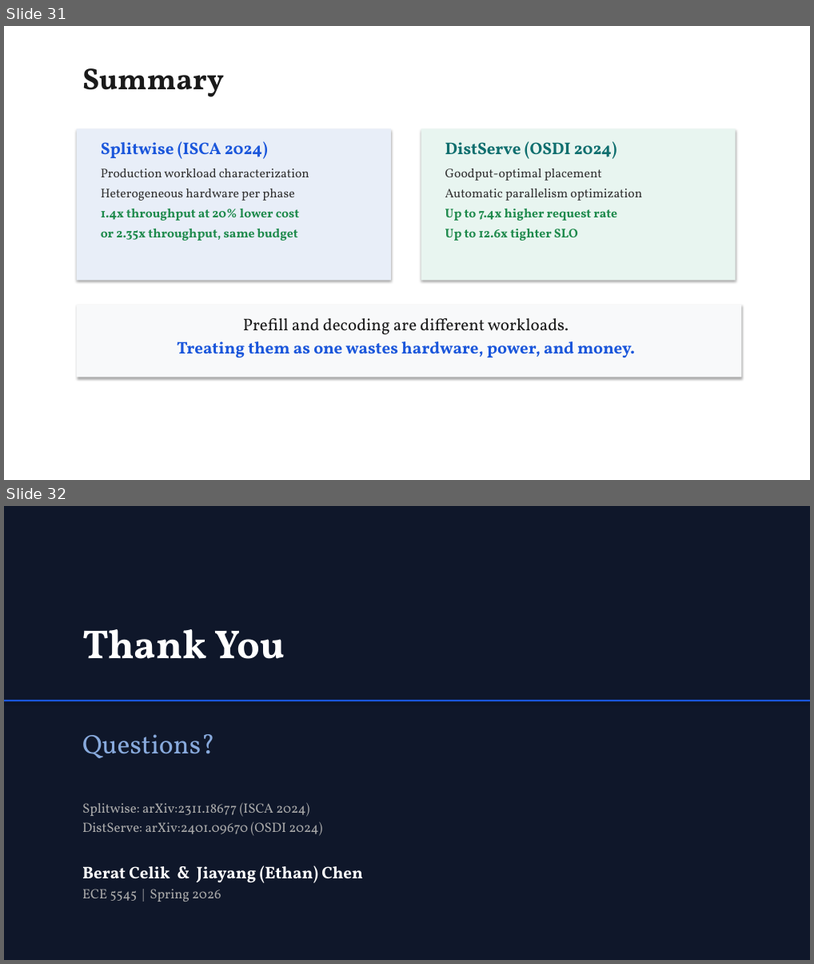
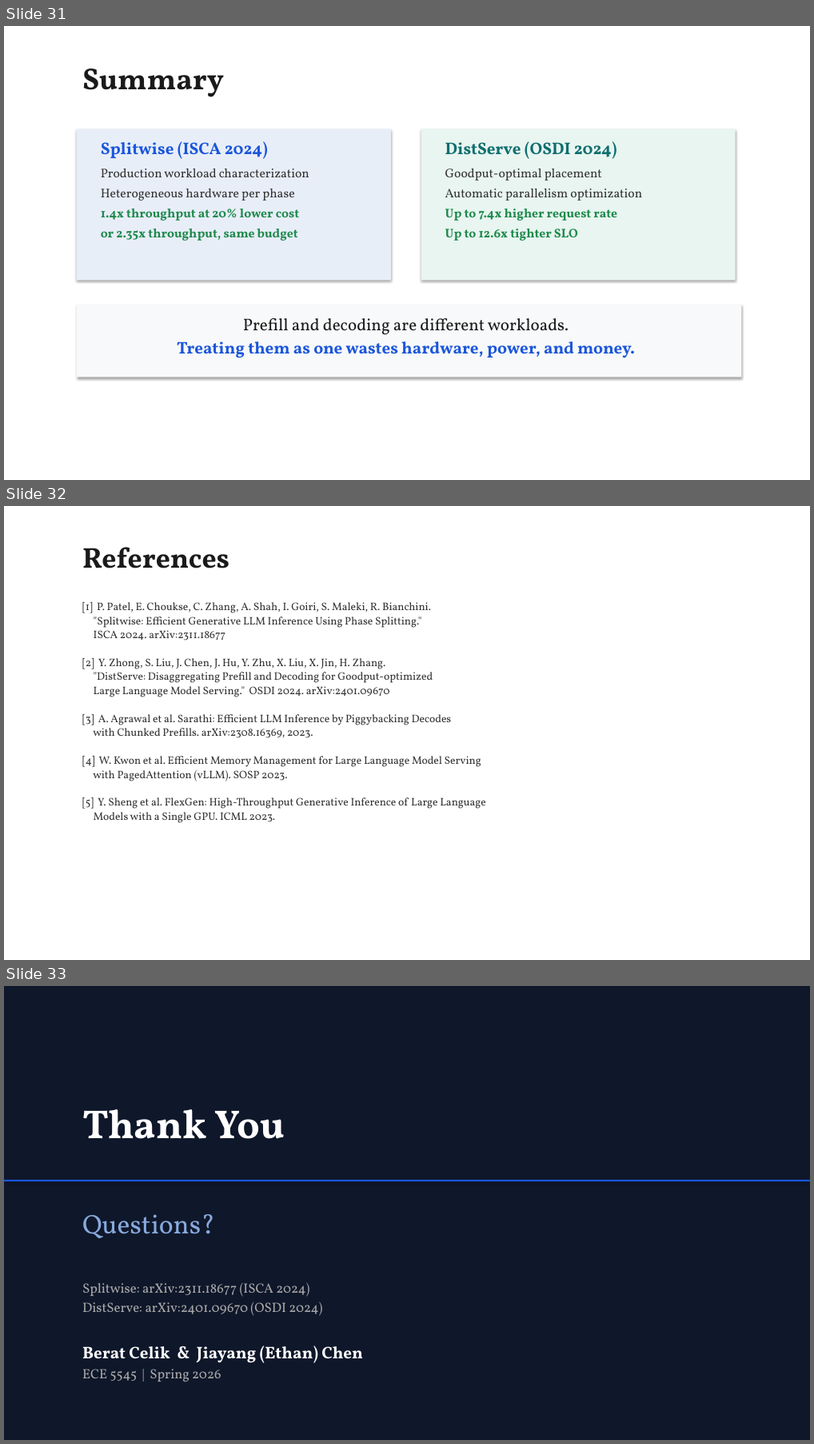
Before and after one commit to beratcelik1/llm-inference-phase-disaggregation, a slide deck: presentation/Phase_Disaggregation_LLM_Inference.pptx. Shown one above the other, each under a label of ours: slides 31 and 32 before the commit, slides 31, 32 and 33 after it. The pictures are 814x964 and 814x1444 pixels, drawn with LibreOffice and Linux fonts; fonts in the diff are those of the drawing. Boxes give left, top, right and bottom in pixels: in the first picture for what was removed or moved away, otherwise in the second. Text is boxed around its words. In the diff, an @@ line names an element or a change of style, - is before the commit and + after.

Commit message:
feat: add manual screenshots, proper references, references slide
- 8 paper figures from manual screenshots
- Figure captions now cite Source: Author et al., Venue, Figure N
- Added References slide (Splitwise, DistServe, Sarathi, vLLM, FlexGen)
- 33 slides total
- Regenerated all PDFs

```diff
--- a/presentation/Phase_Disaggregation_LLM_Inference.pptx
+++ b/presentation/Phase_Disaggregation_LLM_Inference.pptx
@@ slide 32 added at bbox=[4, 506, 810, 960], background #FFFFFF @@
@@ text added at bbox=[82, 547, 230, 568], 34 pt, text #1A1A1A, bold @@
+References
@@ text added at bbox=[82, 602, 486, 823], 13 pt, text #333333 @@
+[1] P. Patel, E. Choukse, C. Zhang, A. Shah, I. Goiri, S. Maleki, R. Bianchini.
+"Splitwise: Efficient Generative LLM Inference Using Phase Splitting."
+ISCA 2024. arXiv:2311.18677
+[2] Y. Zhong, S. Liu, J. Chen, J. Hu, Y. Zhu, X. Liu, X. Jin, H. Zhang.
+"DistServe: Disaggregating Prefill and Decoding for Goodput-optimized
+Large Language Model Serving." OSDI 2024. arXiv:2401.09670
+[3] A. Agrawal et al. Sarathi: Efficient LLM Inference by Piggybacking Decodes
+with Chunked Prefills. arXiv:2308.16369, 2023.
+[4] W. Kwon et al. Efficient Memory Management for Large Language Model Serving
+with PagedAttention (vLLM). SOSP 2023.
+[5] Y. Sheng et al. FlexGen: High-Throughput Generative Inference of Large Language
+Models with a Single GPU. ICML 2023.
@@ what was slide 32 is now slide 33 @@
```
Also in this commit, not shown: 1 slide changed, 5 other slides added, 5 slides removed, 13 other files.
